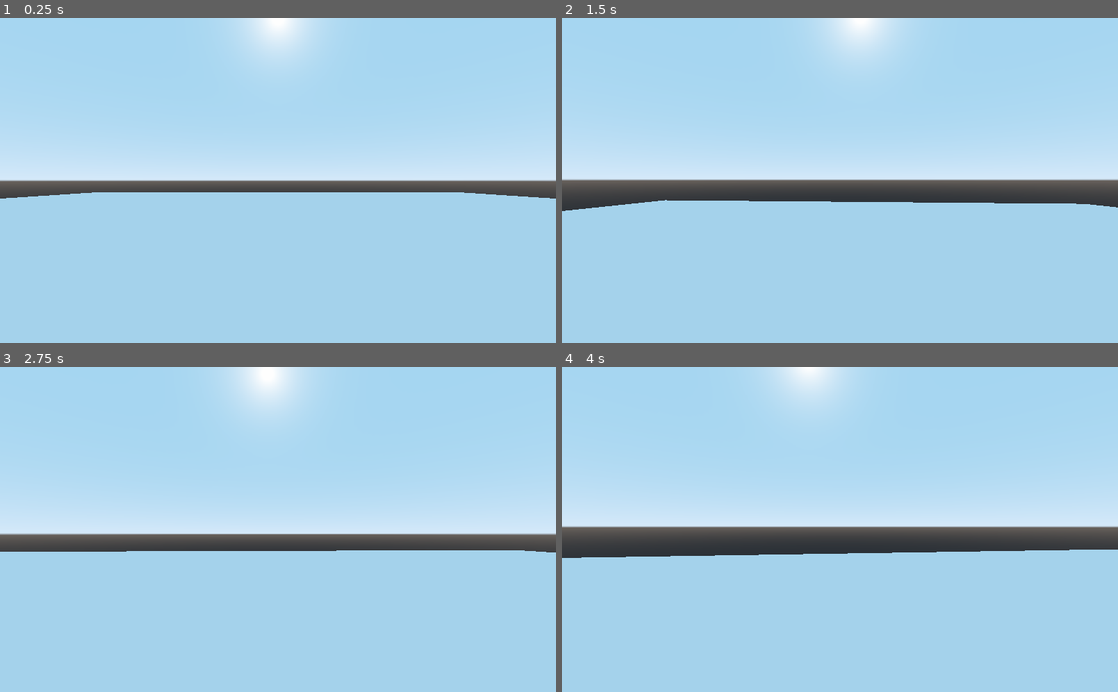
Above: before the commit, frames 1-4 (two rows, left to right).
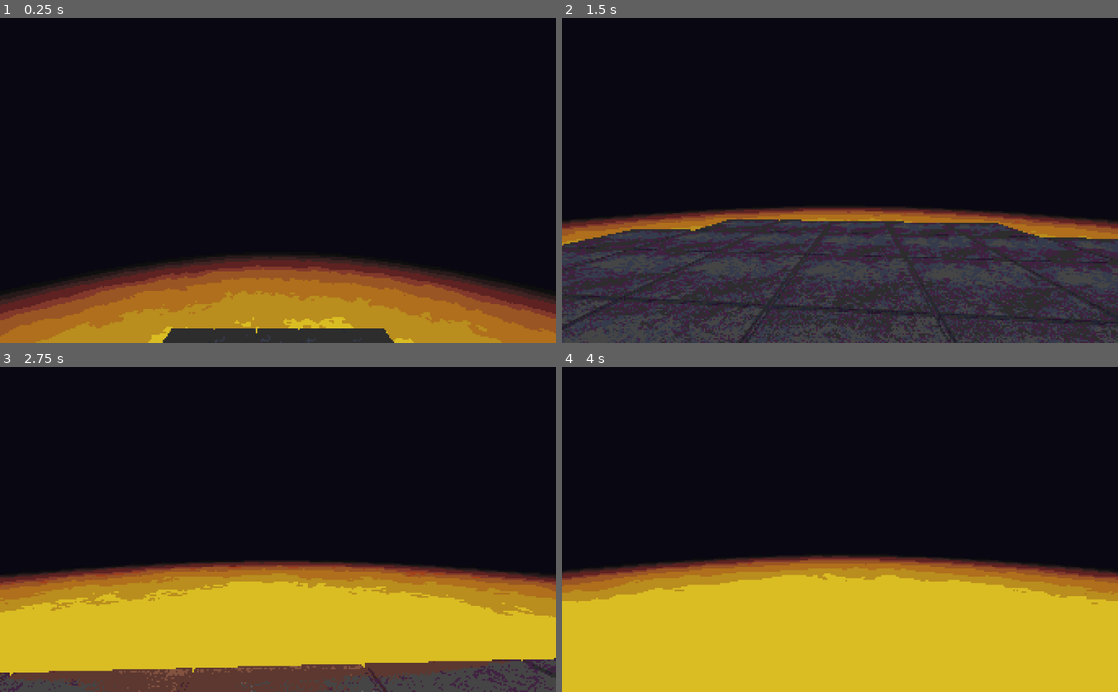
Above: after the commit, the same moments.

Repository: jiisloth/LD50
Game: Godot game, scene res://View.tscn
The game is run twice, just before and just after one commit, with the same random seed, the same clock (stepped at 60 frames per second) and the same inputs. Before the commit the project starts from res://Main.tscn.
Inputs (mouse positions are in pixels of both pictures, inside the frame that each line leads up to):
- Up to frame 1 (0.25 s): no input
- Up to frame 2 (1.5 s): move the mouse to (867, 180) at 0.52 s; hold W (forward) from 0.53 s (still down); click (867, 180) at 0.67 s; tap Space (jump) at 0.77 s; move the mouse to (812, 180) at 1.27 s
- Up to frame 3 (2.75 s): keep holding W (forward); tap Space (jump) at 1.52 s; move the mouse to (289, 523) at 2.02 s
- Up to frame 4 (4 s): keep holding W (forward); move the mouse to (834, 536) at 2.77 s; click (834, 536) at 2.92 s; tap Space (jump) at 3.02, 3.77 s; move the mouse to (878, 532) at 3.52 s

The runs differ from the first frame. In frame 1, 100% of the frame differs, in the area x 0-100%, y 0-100%; in frame 2, 100%; in frame 3, 100%; in frame 4, 100%.
Error before the commit: Attempt to call function 'get_collider' in base 'null instance' on a null instance. (res://Player.gd:32)

Commit message:
make magma glow

Diff:
--- a/Project/Magma.tres
+++ b/Project/Magma.tres
@@ -22,7 +22,7 @@
 
     float noiseC = texture(noise, vec2(UV.x+sin(TIME*0.1)*0.1, UV.y+sin(TIME*0.2)*0.1)*5.0).r;
     float noiseC2 = texture(noise, vec2(UV.x+cos(TIME*0.1)*0.01, UV.y+cos(TIME*0.1)*0.01)*20.0).r;
-    vec4 colorA = mix(color1, color2, noiseC+sin(TIME*1.5)*0.1);
+    vec4 colorA = mix(color1, color2, noiseC-sin(TIME*1.5)*0.1);
     vec4 colorB = mix(color2, color1, noiseC2+cos(TIME*1.5)*0.1);
     vec4 color = mix(colorA, colorB, 0.5);
     ALBEDO = color.rgb;
@@ -39,5 +39,5 @@
 [resource]
 shader = SubResource( 5 )
 shader_param/color1 = Color( 1, 0.796078, 0, 1 )
-shader_param/color2 = Color( 1, 0, 0, 1 )
+shader_param/color2 = Color( 0.815686, 0, 0, 1 )
 shader_param/noise = SubResource( 7 )
--- a/Project/Magma.tscn
+++ b/Project/Magma.tscn
@@ -33,210 +33,14 @@
 
 [node name="MeshInstance" type="MeshInstance" parent="Area"]
 transform = Transform( 1, 0, 0, 0, 1, 0, 0, 0, 1, 0, 5, 0 )
+layers = 2
 mesh = SubResource( 4 )
 material/0 = ExtResource( 1 )
 
-[node name="OmniLight" type="OmniLight" parent="."]
-transform = Transform( 1, 0, 0, 0, 1, 0, 0, 0, 1, 122.838, 7.67136, 23.775 )
-light_color = Color( 1, 0.898039, 0.733333, 1 )
-light_energy = 9.289
-light_indirect_energy = 4.271
-omni_range = 53.252
-
-[node name="OmniLight5" type="OmniLight" parent="."]
-transform = Transform( 1, 0, 0, 0, 1, 0, 0, 0, 1, 63.4799, 7.67136, 127.979 )
-light_color = Color( 1, 0.898039, 0.733333, 1 )
-light_energy = 9.289
-light_indirect_energy = 4.271
-omni_range = 53.252
-
-[node name="OmniLight6" type="OmniLight" parent="."]
-transform = Transform( 1, 0, 0, 0, 1, 0, 0, 0, 1, -3.89834, 7.67136, 53.8348 )
-light_color = Color( 1, 0.898039, 0.733333, 1 )
-light_energy = 9.289
-light_indirect_energy = 4.271
-omni_range = 53.252
-
-[node name="OmniLight2" type="OmniLight" parent="."]
-transform = Transform( 1, 0, 0, 0, 1, 0, 0, 0, 1, 99.9581, 7.67136, 80.5197 )
-light_color = Color( 1, 0.898039, 0.733333, 1 )
-light_energy = 9.289
-light_indirect_energy = 4.271
-omni_range = 53.252
-
-[node name="OmniLight3" type="OmniLight" parent="."]
-transform = Transform( 1, 0, 0, 0, 1, 0, 0, 0, 1, 63.0013, 7.67136, 16.0628 )
-light_color = Color( 1, 0.898039, 0.733333, 1 )
-light_energy = 9.289
-light_indirect_energy = 4.271
-omni_range = 53.252
-
-[node name="OmniLight9" type="OmniLight" parent="."]
-transform = Transform( 1, 0, 0, 0, 1, 0, 0, 0, 1, 157.66, 7.67136, -33.9614 )
-light_color = Color( 1, 0.898039, 0.733333, 1 )
-light_energy = 9.289
-light_indirect_energy = 4.271
-omni_range = 53.252
-
-[node name="OmniLight10" type="OmniLight" parent="."]
-transform = Transform( 1, 0, 0, 0, 1, 0, 0, 0, 1, 157.66, 7.67136, 76.8103 )
-light_color = Color( 1, 0.898039, 0.733333, 1 )
-light_energy = 9.289
-light_indirect_energy = 4.271
-omni_range = 53.252
-
-[node name="OmniLight4" type="OmniLight" parent="."]
-transform = Transform( 1, 0, 0, 0, 1, 0, 0, 0, 1, 43.6372, 7.67136, 80.5197 )
-light_color = Color( 1, 0.898039, 0.733333, 1 )
-light_energy = 9.289
-light_indirect_energy = 4.271
-omni_range = 53.252
-
-[node name="OmniLight13" type="OmniLight" parent="."]
-transform = Transform( 1, 0, 0, 0, 1, 0, 0, 0, 1, -87.01, 7.67136, 127.979 )
-light_color = Color( 1, 0.898039, 0.733333, 1 )
-light_energy = 9.289
-light_indirect_energy = 4.271
-omni_range = 53.252
-
-[node name="OmniLight15" type="OmniLight" parent="."]
-transform = Transform( 1, 0, 0, 0, 1, 0, 0, 0, 1, -50.5317, 7.67136, 80.5197 )
-light_color = Color( 1, 0.898039, 0.733333, 1 )
-light_energy = 9.289
-light_indirect_energy = 4.271
-omni_range = 53.252
-
-[node name="OmniLight16" type="OmniLight" parent="."]
-transform = Transform( 1, 0, 0, 0, 1, 0, 0, 0, 1, -87.4886, 7.67136, 27.6433 )
-light_color = Color( 1, 0.898039, 0.733333, 1 )
-light_energy = 9.289
-light_indirect_energy = 4.271
-omni_range = 53.252
-
-[node name="OmniLight17" type="OmniLight" parent="."]
-transform = Transform( 1, 0, 0, 0, 1, 0, 0, 0, 1, -134.758, 7.67136, -0.140472 )
-light_color = Color( 1, 0.898039, 0.733333, 1 )
-light_energy = 9.289
-light_indirect_energy = 4.271
-omni_range = 53.252
-
-[node name="OmniLight18" type="OmniLight" parent="."]
-transform = Transform( 1, 0, 0, 0, 1, 0, 0, 0, 1, -59.2889, 7.67136, -24.2738 )
-light_color = Color( 1, 0.898039, 0.733333, 1 )
-light_energy = 9.289
-light_indirect_energy = 4.271
-omni_range = 53.252
-
-[node name="OmniLight21" type="OmniLight" parent="."]
-transform = Transform( 1, 0, 0, 0, 1, 0, 0, 0, 1, -9.08293, 7.67136, 140.277 )
-light_color = Color( 1, 0.898039, 0.733333, 1 )
-light_energy = 9.289
-light_indirect_energy = 4.271
-omni_range = 53.252
-
-[node name="OmniLight22" type="OmniLight" parent="."]
-transform = Transform( 1, 0, 0, 0, 1, 0, 0, 0, 1, -106.853, 7.67136, 80.5197 )
-light_color = Color( 1, 0.898039, 0.733333, 1 )
-light_energy = 9.289
-light_indirect_energy = 4.271
-omni_range = 53.252
-
-[node name="OmniLight23" type="OmniLight" parent="."]
-transform = Transform( 1, 0, 0, 0, 1, 0, 0, 0, 1, -27.6515, 7.67136, -129.901 )
-light_color = Color( 1, 0.898039, 0.733333, 1 )
-light_energy = 9.289
-light_indirect_energy = 4.271
-omni_range = 53.252
-
-[node name="OmniLight25" type="OmniLight" parent="."]
-transform = Transform( 1, 0, 0, 0, 1, 0, 0, 0, 1, -154.388, 7.67136, -99.8411 )
-light_color = Color( 1, 0.898039, 0.733333, 1 )
-light_energy = 9.289
-light_indirect_energy = 4.271
-omni_range = 53.252
-
-[node name="OmniLight26" type="OmniLight" parent="."]
-transform = Transform( 1, 0, 0, 0, 1, 0, 0, 0, 1, -50.5317, 7.67136, -73.1562 )
-light_color = Color( 1, 0.898039, 0.733333, 1 )
-light_energy = 9.289
-light_indirect_energy = 4.271
-omni_range = 53.252
-
-[node name="OmniLight27" type="OmniLight" parent="."]
-transform = Transform( 1, 0, 0, 0, 1, 0, 0, 0, 1, -87.4886, 7.67136, -126.033 )
-light_color = Color( 1, 0.898039, 0.733333, 1 )
-light_energy = 9.289
-light_indirect_energy = 4.271
-omni_range = 53.252
-
-[node name="OmniLight28" type="OmniLight" parent="."]
-transform = Transform( 1, 0, 0, 0, 1, 0, 0, 0, 1, -134.758, 7.67136, -153.816 )
-light_color = Color( 1, 0.898039, 0.733333, 1 )
-light_energy = 9.289
-light_indirect_energy = 4.271
-omni_range = 53.252
-
-[node name="OmniLight32" type="OmniLight" parent="."]
-transform = Transform( 1, 0, 0, 0, 1, 0, 0, 0, 1, -9.08293, 7.67136, -13.3993 )
-light_color = Color( 1, 0.898039, 0.733333, 1 )
-light_energy = 9.289
-light_indirect_energy = 4.271
-omni_range = 53.252
-
-[node name="OmniLight33" type="OmniLight" parent="."]
-transform = Transform( 1, 0, 0, 0, 1, 0, 0, 0, 1, -106.853, 7.67136, -73.1562 )
-light_color = Color( 1, 0.898039, 0.733333, 1 )
-light_energy = 9.289
-light_indirect_energy = 4.271
-omni_range = 53.252
-
-[node name="OmniLight34" type="OmniLight" parent="."]
-transform = Transform( 1, 0, 0, 0, 1, 0, 0, 0, 1, 144.163, 7.67136, -129.901 )
-light_color = Color( 1, 0.898039, 0.733333, 1 )
-light_energy = 9.289
-light_indirect_energy = 4.271
-omni_range = 53.252
-
-[node name="OmniLight35" type="OmniLight" parent="."]
-transform = Transform( 1, 0, 0, 0, 1, 0, 0, 0, 1, 84.8047, 7.67136, -25.6968 )
-light_color = Color( 1, 0.898039, 0.733333, 1 )
-light_energy = 9.289
-light_indirect_energy = 4.271
-omni_range = 53.252
-
-[node name="OmniLight36" type="OmniLight" parent="."]
-transform = Transform( 1, 0, 0, 0, 1, 0, 0, 0, 1, 17.4265, 7.67136, -84.3178 )
-light_color = Color( 1, 0.898039, 0.733333, 1 )
-light_energy = 9.289
-light_indirect_energy = 4.271
-omni_range = 53.252
-
-[node name="OmniLight37" type="OmniLight" parent="."]
-transform = Transform( 1, 0, 0, 0, 1, 0, 0, 0, 1, 121.283, 7.67136, -73.1562 )
-light_color = Color( 1, 0.898039, 0.733333, 1 )
-light_energy = 9.289
-light_indirect_energy = 4.271
-omni_range = 53.252
-
-[node name="OmniLight38" type="OmniLight" parent="."]
-transform = Transform( 1, 0, 0, 0, 1, 0, 0, 0, 1, 84.3262, 7.67136, -126.033 )
-light_color = Color( 1, 0.898039, 0.733333, 1 )
-light_energy = 9.289
-light_indirect_energy = 4.271
-omni_range = 53.252
-
-[node name="OmniLight39" type="OmniLight" parent="."]
-transform = Transform( 1, 0, 0, 0, 1, 0, 0, 0, 1, 37.0566, 7.67136, -153.816 )
-light_color = Color( 1, 0.898039, 0.733333, 1 )
-light_energy = 9.289
-light_indirect_energy = 4.271
-omni_range = 53.252
-
-[node name="OmniLight44" type="OmniLight" parent="."]
-transform = Transform( 1, 0, 0, 0, 1, 0, 0, 0, 1, 64.9621, 7.67136, -73.1562 )
-light_color = Color( 1, 0.898039, 0.733333, 1 )
-light_energy = 9.289
-light_indirect_energy = 4.271
-omni_range = 53.252
+[node name="DirectionalLight" type="DirectionalLight" parent="."]
+transform = Transform( 1, 0, 0, 0, -4.37114e-08, 1, 0, -1, -4.37114e-08, 0, 68.0513, 0 )
+light_energy = 1.175
+light_indirect_energy = 2.642
+light_cull_mask = 4293918722
 
 [connection signal="body_entered" from="Area" to="." method="_on_Area_body_entered"]
--- a/Project/View.tscn
+++ b/Project/View.tscn
@@ -48,6 +48,8 @@
 fog_enabled = true
 fog_color = Color( 0, 0, 0, 1 )
 fog_depth_end = 62.3
+glow_enabled = true
+glow_blend_mode = 0
 
 [node name="View" type="CanvasLayer"]
 
--- a/Project/project.godot
+++ b/Project/project.godot
@@ -11,7 +11,7 @@
 [application]
 
 config/name="Project"
-run/main_scene="res://Main.tscn"
+run/main_scene="res://View.tscn"
 config/icon="res://icon.png"
 
 [autoload]
